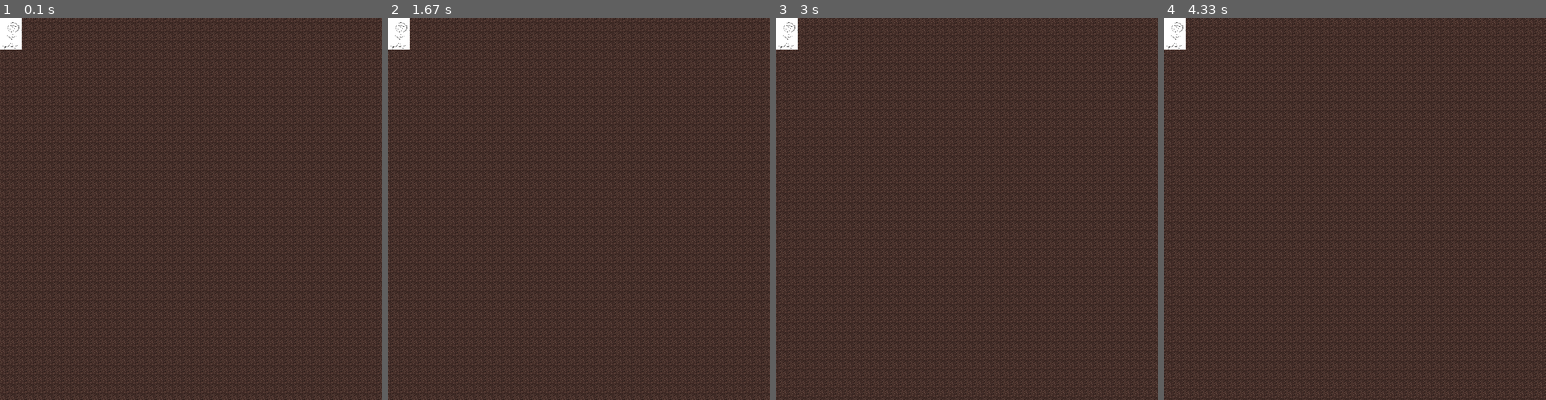
Above: before the commit, frames 1-4 (left to right).
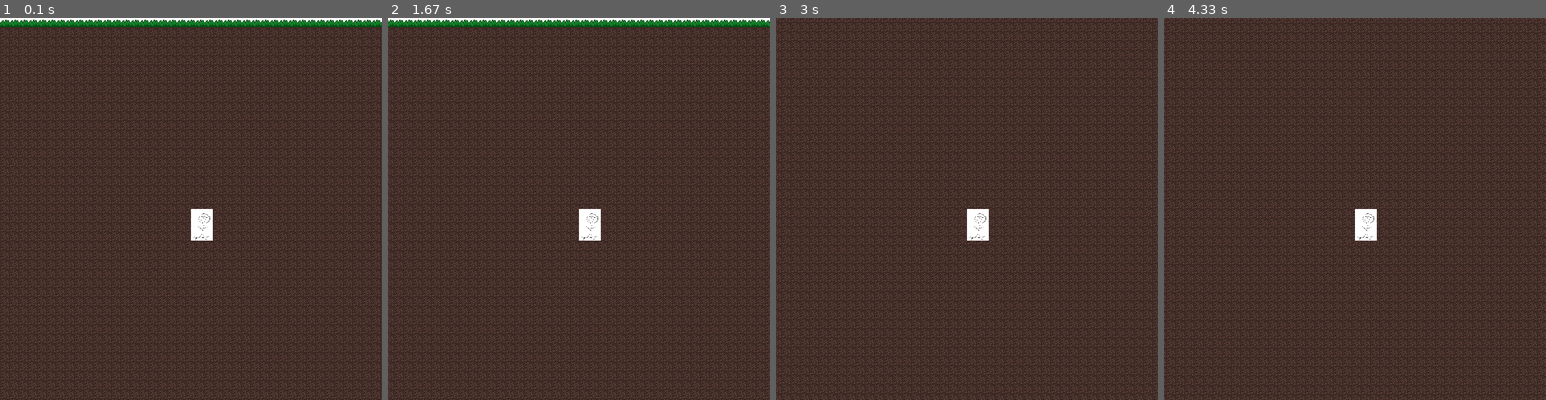
Above: after the commit, the same moments.

Repository: HyperRays/minecraft-from-wish
Game: pygame game, started from playground/test-chunk-mgr.py
Same seed, same stepped clock (60 frames per second), same inputs: the game is played once before the commit and once after it.
Inputs:
- Up to frame 1 (0.1 s): no input
- Up to frame 2 (1.67 s): hold D 0.33-0.8 s; hold A 0.83-1.13 s; hold D 1.17-1.63 s
- Up to frame 3 (3 s): hold A 1.67-2.2 s; hold S 2.23-2.53 s; hold A 2.57-2.97 s
- Up to frame 4 (4.33 s): hold W 3-3.37 s; hold D 3.4-4.03 s; hold S from 4.07 s (still down)

The runs differ from the first frame. In frame 1, 33% of the frame differs, in the area x 0-100%, y 0-100%; in frame 2, 33%; in frame 3, 32%; in frame 4, 32%.

Commit message:
centered player

Diff:
--- a/playground/test-chunk-mgr.py
+++ b/playground/test-chunk-mgr.py
@@ -6,12 +6,10 @@
 from prelude import *
 from chunks_module import Chunk
 from chunk_manager import ChunkManager
-import math
 
 
 
 window.init((700,700),"test chunks")
-window.camera = [-window.size[0]/2,-window.size[1]/2]
 
 #https://stackoverflow.com/questions/14822184/is-there-a-ceiling-equivalent-of-operator-in-python
 def ceildiv(a, b):
@@ -128,20 +126,18 @@
         if timer.reached():
 
             if keys[self.characters["s"]]:
-                self.position.y -= speed
                 self.camera[1] -= speed
+
             elif keys[self.characters["w"]]:
-                self.position.y += speed
                 self.camera[1] += speed
 
             if keys[self.characters["d"]]:
-                self.position.x += speed
                 self.camera[0] += speed
+
             elif keys[self.characters["a"]]:
-                self.position.x -= speed
                 self.camera[0] -= speed
 
-            self.position = vec2d(self.camera[0],self.camera[1])
+            self.position = vec2d(self.camera[0],self.camera[1])-vec2d(-window.size[0]/2,-window.size[1]/2)
 
             chunk_total_size = Square.sq_size*Chunk._chunk_size
 
